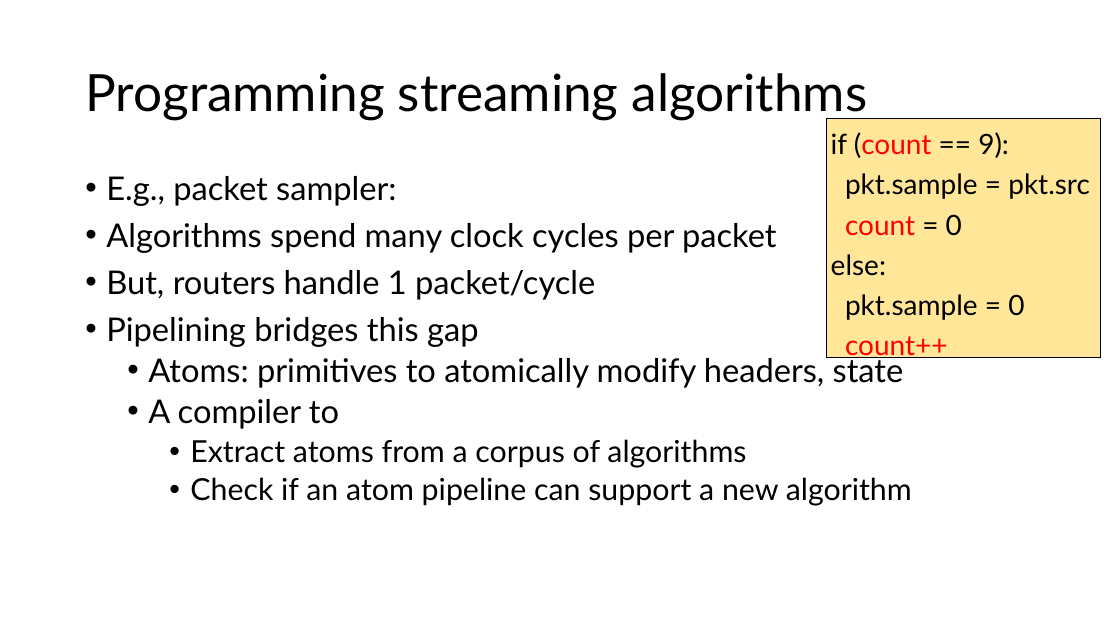
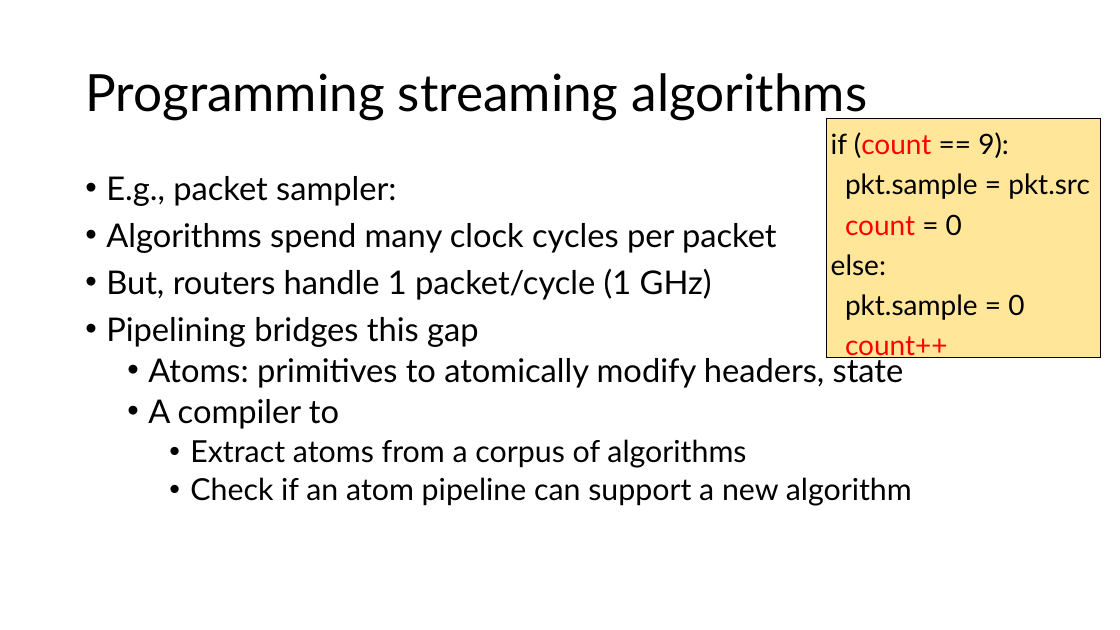
Before and after one commit to anirudhSK/pifo-domino-marple-ppts, a slide deck: slide 10 of combined_domino_pifo.pptx. Drawn at 1120x630 pixels with LibreOffice and Linux fonts; fonts in the diff are those of the drawing. Boxes give left, top, right and bottom in pixels: in the first picture for what was removed or moved away, otherwise in the second. Text is boxed around its words. In the diff, an @@ line names an element or a change of style, - is before the commit and + after.

```diff
--- a/combined_domino_pifo.pptx
+++ b/combined_domino_pifo.pptx
@@ text at <box>106,269,712,300</box>: text changed @@
-• But, routers handle 1 packet/cycle
+• But, routers handle 1 packet/cycle (1 GHz)
```
Also in this commit, not shown: 2 other slides changed.
